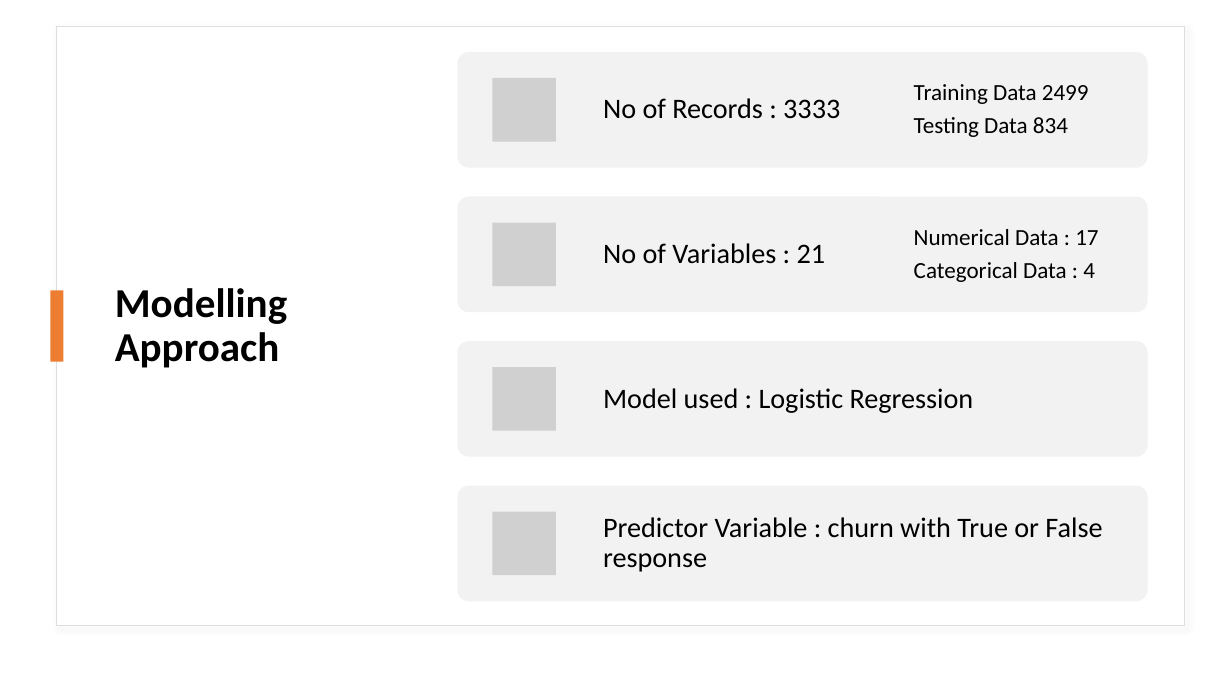
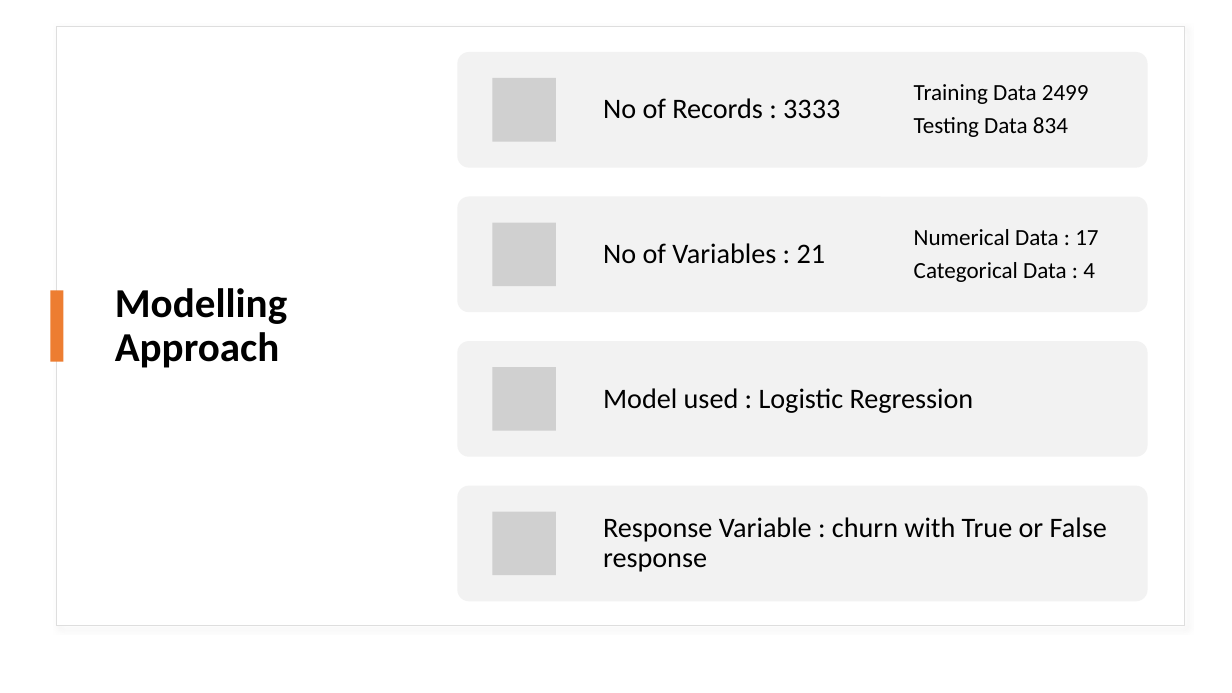
Before and after one commit to yasiSriLanka/Model-to-Predict-Churn-in-Syriatel, a slide deck: slide 3 of Model to Predict Churn in Syriatel Presentation Slides.pptx. Drawn at 1232x693 pixels with LibreOffice and Linux fonts; fonts in the diff are those of the drawing; grey boxes stand for pictures. Boxes give left, top, right and bottom in pixels: in the first picture for what was removed or moved away, otherwise in the second. Text is boxed around its words. In the diff, an @@ line names an element or a change of style, - is before the commit and + after.

```diff
--- a/Model to Predict Churn in Syriatel Presentation Slides.pptx
+++ b/Model to Predict Churn in Syriatel Presentation Slides.pptx
@@ text at box(603, 517, 1107, 572): text changed @@
-Predictor Variable : churn with True or False response
+Response Variable : churn with True or False response
```
Also in this commit, not shown: 2 other slides changed, 5 other files.
